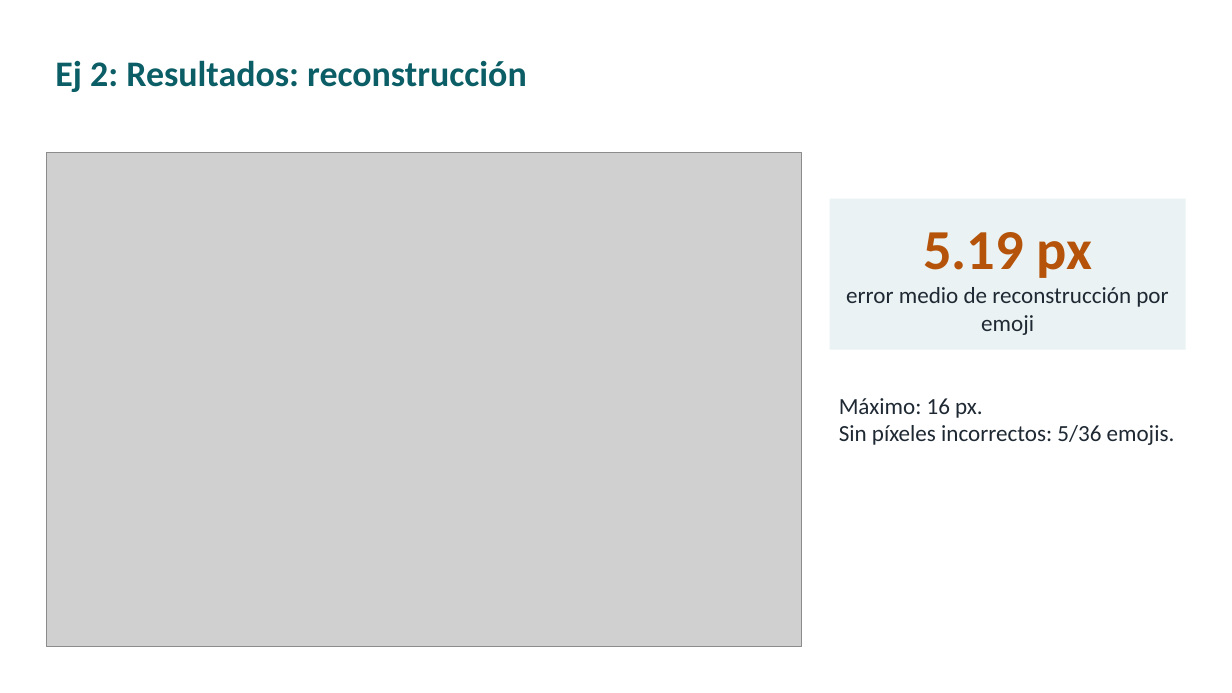
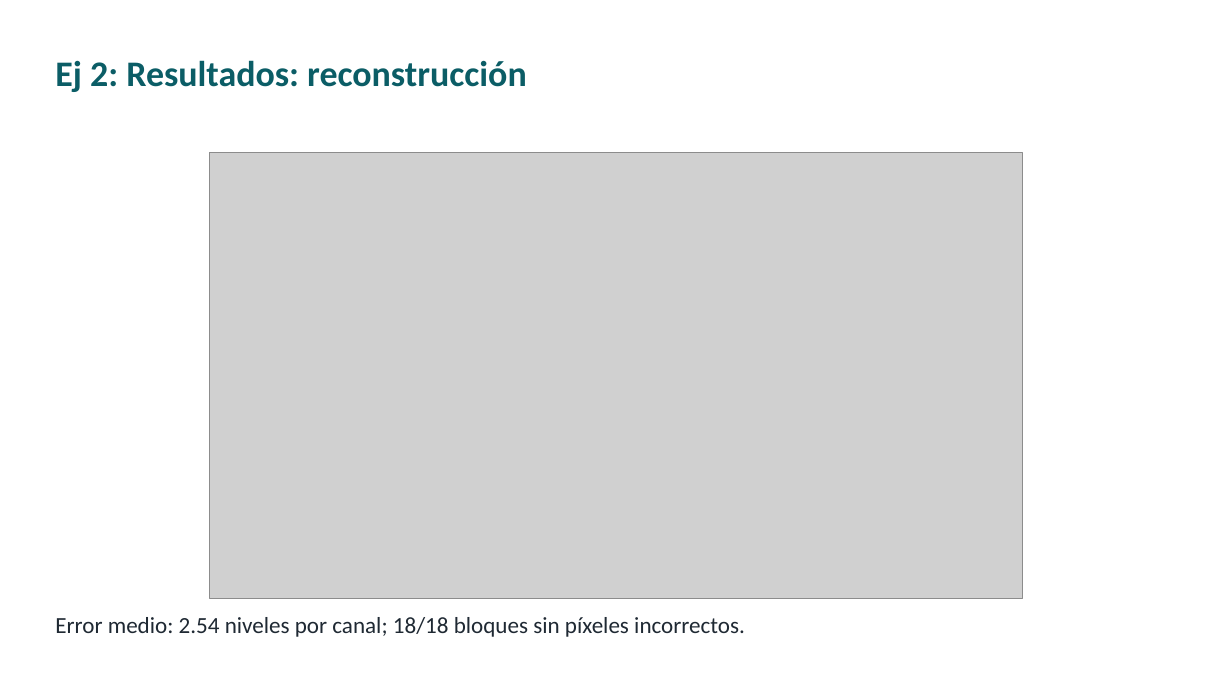
Before and after one commit to ldicandia/SIA-G3, a slide deck: slide 23 of TP5/presentacion/TP5-autoencoders.pptx. Drawn at 1232x693 pixels with LibreOffice and Linux fonts; fonts in the diff are those of the drawing; grey boxes stand for pictures. Boxes give left, top, right and bottom in pixels: in the first picture for what was removed or moved away, otherwise in the second. Text is boxed around its words. In the diff, an @@ line names an element or a change of style, - is before the commit and + after.

```diff
--- a/TP5/presentacion/TP5-autoencoders.pptx
+++ b/TP5/presentacion/TP5-autoencoders.pptx
@@ picture resized from (x1=46, y1=152, x2=802, y2=647) to (x1=210, y1=152, x2=1022, y2=598) @@
@@ rectangle removed at (x1=830, y1=199, x2=1187, y2=349) @@
-5.19 px
-error medio de reconstrucción por emoji
@@ text removed at (x1=839, y1=398, x2=1175, y2=445) @@
-Máximo: 16 px.
-Sin píxeles incorrectos: 5/36 emojis.
@@ text added at (x1=55, y1=617, x2=745, y2=637), 18 pt, text #1F2933 @@
+Error medio: 2.54 niveles por canal; 18/18 bloques sin píxeles incorrectos.
```
Also in this commit, not shown: 5 other slides changed, 2 slides added, 2 slides removed, 33 other files.
